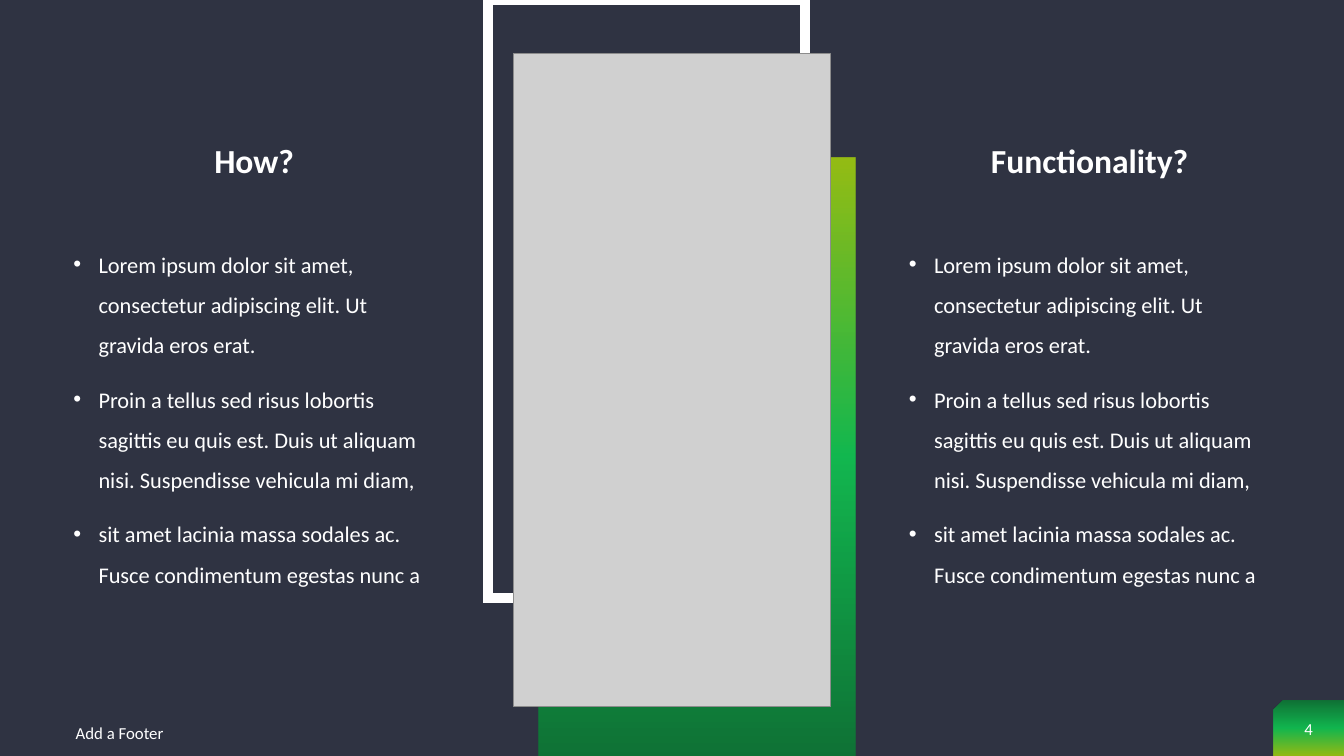
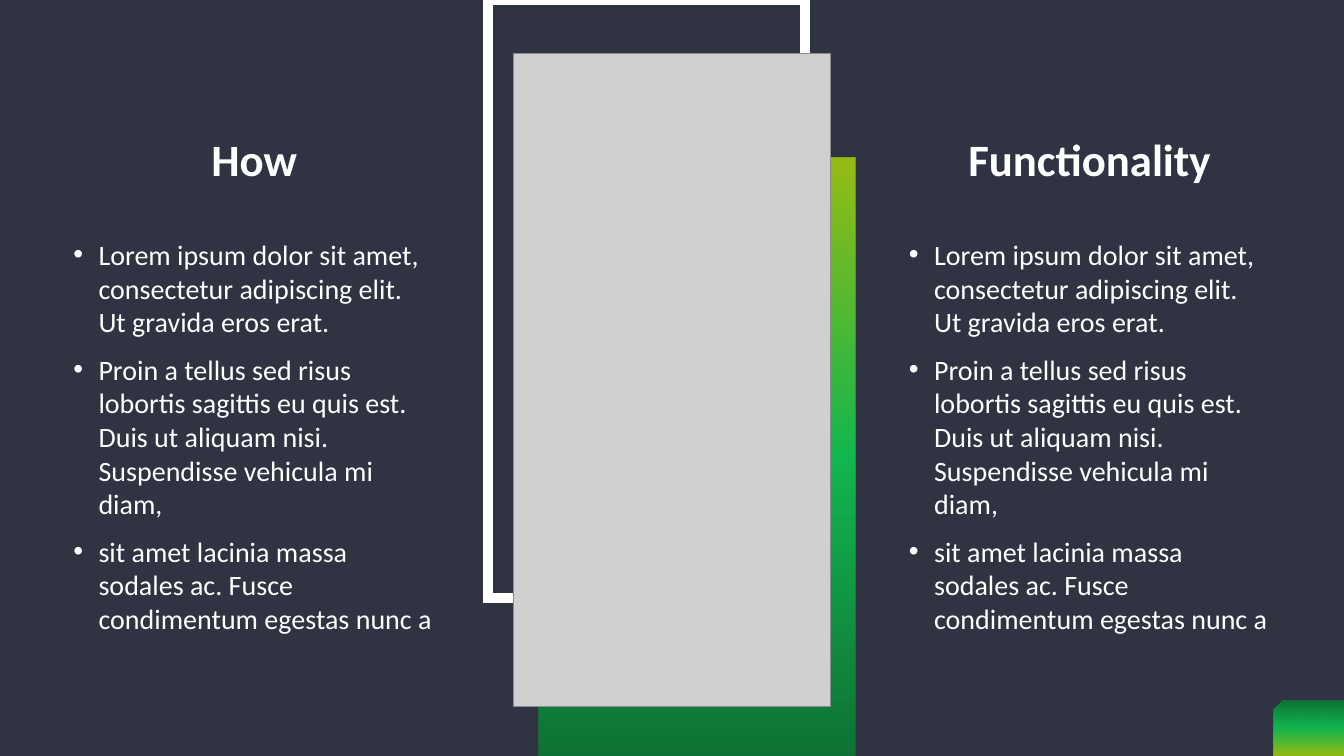
Before and after one commit to IBatsios/capstone, a slide deck: slide 4 of docs/presentations/presentation_1.pptx. Drawn at 1344x756 pixels with LibreOffice and Linux fonts; fonts in the diff are those of the drawing; grey boxes stand for pictures. Boxes give left, top, right and bottom in pixels: in the first picture for what was removed or moved away, otherwise in the second. Text is boxed around its words. In the diff, an @@ line names an element or a change of style, - is before the commit and + after.

```diff
--- a/docs/presentations/presentation_1.pptx
+++ b/docs/presentations/presentation_1.pptx
@@ text at [211, 147, 297, 177]: text changed; size 24 to 32 pt @@
-How?
+How
@@ text at [968, 144, 1210, 183]: text changed; size 24 to 32 pt @@
-Functionality?
+Functionality
@@ text "Lorem ipsum dolor sit amet, ..." at [99, 245, 431, 634]: size 16 to 20 pt; line spacing 1.5 to 1 @@
@@ text "Lorem ipsum dolor sit amet, ..." at [934, 245, 1267, 634]: size 16 to 20 pt; line spacing 1.5 to 1 @@
@@ text removed at [76, 727, 164, 739] @@
-Add a Footer
@@ page number removed at [1304, 724, 1312, 735] @@
-4
```
Also in this commit, not shown: 4 other slides changed, 2 slides added, 2 slides removed.
